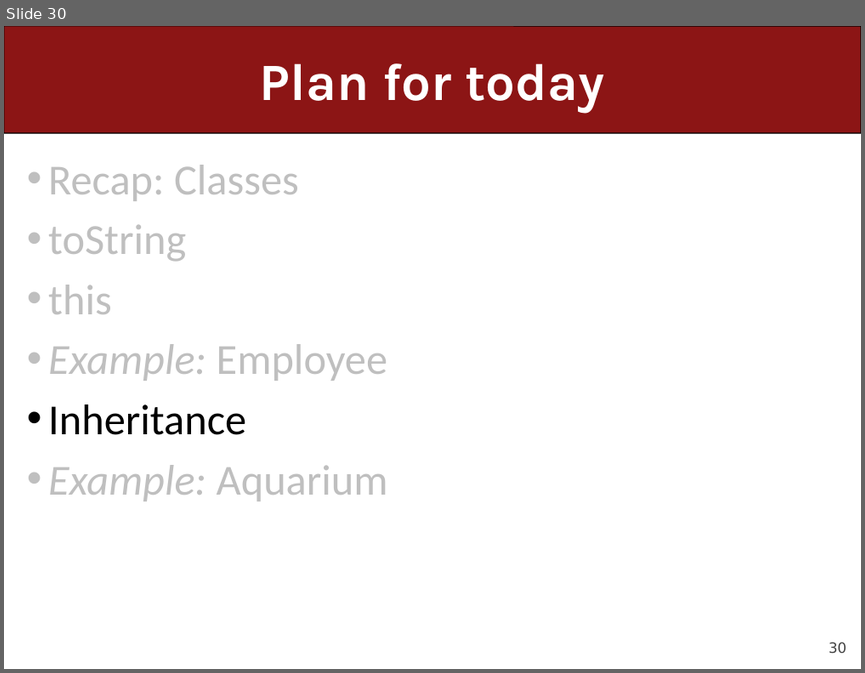
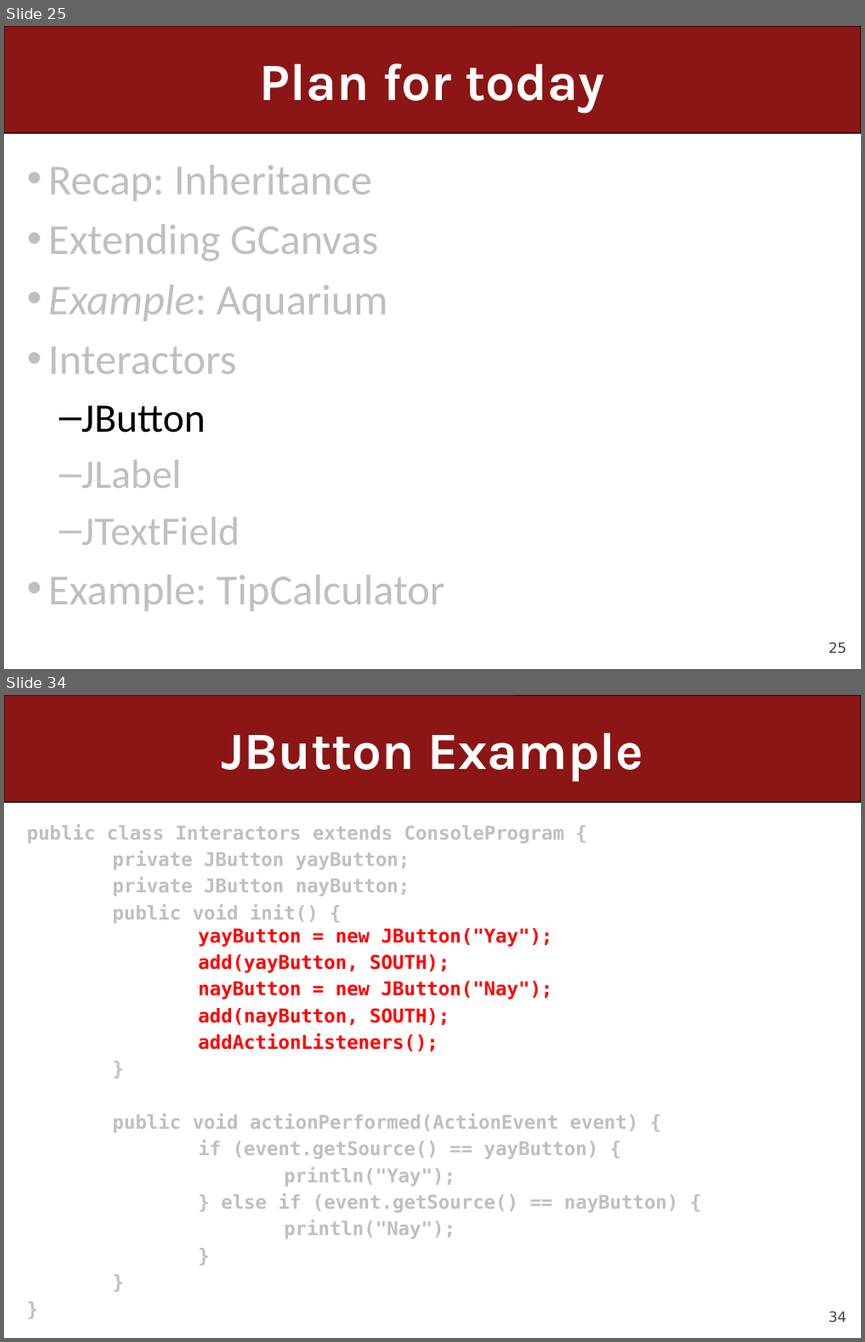
Before and after one commit to ckincaid17/cs106a-summer-2018, a slide deck: WWW/lectures/Lecture23/Lecture23.pptx. Shown one above the other, each under a label of ours: slide 30 before the commit, slides 25 and 34 after it; the slides between them are not shown. The pictures are 865x673 and 865x1342 pixels, drawn with LibreOffice and Linux fonts; fonts in the diff are those of the drawing. Boxes give left, top, right and bottom in pixels: in the first picture for what was removed or moved away, otherwise in the second. Text is boxed around its words. In the diff, an @@ line names an element or a change of style, - is before the commit and + after.

```diff
--- a/WWW/lectures/Lecture23/Lecture23.pptx
+++ b/WWW/lectures/Lecture23/Lecture23.pptx
@@ slide 34 added at (x1=4, y1=695, x2=861, y2=1338), background #FFFFFF; not listed: 2 template elements that a slide beside it also shows @@
@@ title added at (x1=221, y1=732, x2=643, y2=782), 44 pt, text #FFFFFF, bold @@
+JButton Example
@@ text added at (x1=27, y1=824, x2=678, y2=1239), 16 pt, text #BFBFBF, bold @@
+public class Interactors extends ConsoleProgram {
+private JButton yayButton;
+private JButton nayButton;
+public void init() {
+yayButton = new JButton("Yay");
+add(yayButton, SOUTH);
+nayButton = new JButton("Nay");
+add(nayButton, SOUTH);
+addActionListeners();
+}
+public void actionPerformed(ActionEvent event) {
+if (event.getSource() == yayButton) {
+println("Yay");
+} else if (event.getSource() == nayButton) {
+println("Nay");
+}
+}
+}
@@ what was slide 30 is now slide 25 @@
@@ slide 25 changed as well @@
@@ text at (x1=48, y1=165, x2=378, y2=261): text changed @@
-• Recap: Classes
-• toString
-• this
-• Example: Employee
-• Inheritance
+• Recap: Inheritance
+• Extending GCanvas
@@ text at (x1=48, y1=284, x2=388, y2=321): italic off in "Example:" @@
@@ text at (x1=48, y1=346, x2=445, y2=611): paragraphs added @@
+• Interactors
+  – JButton
+  – JLabel
+  – JTextField
+• Example: TipCalculator
@@ page number at (x1=828, y1=641, x2=846, y2=652): text changed @@
-30
+25
```
Also in this commit, not shown: 12 other slides changed, 34 other slides added, 26 slides removed, 4 other files.
